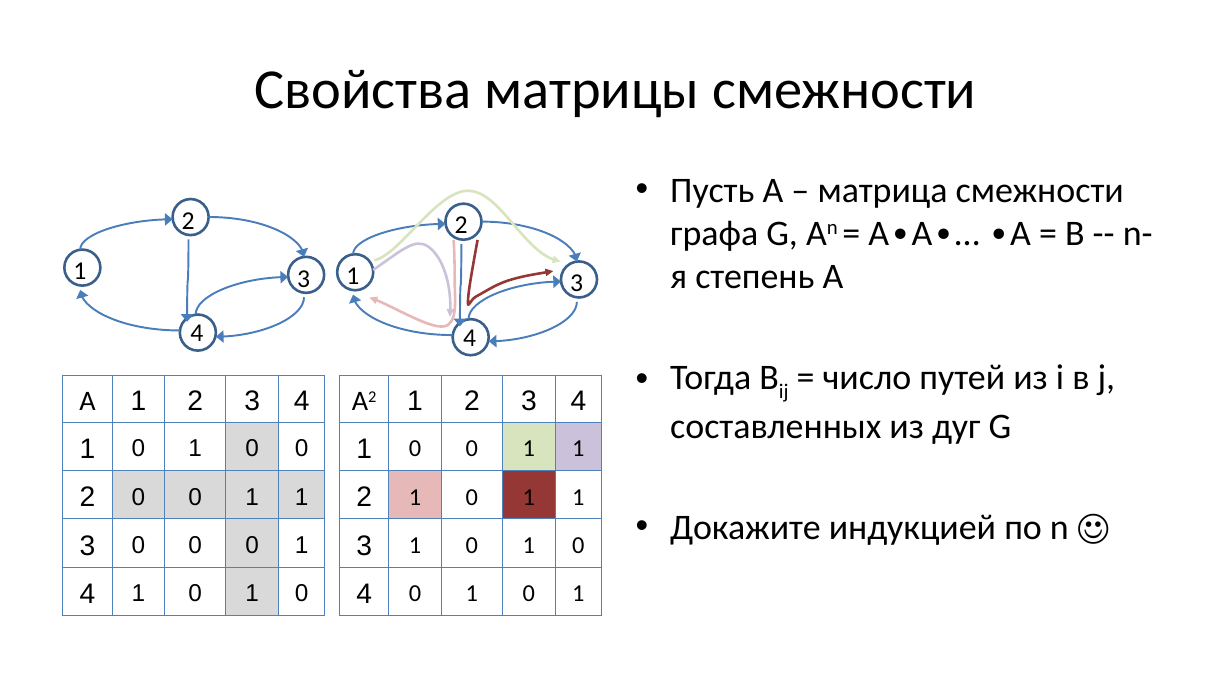
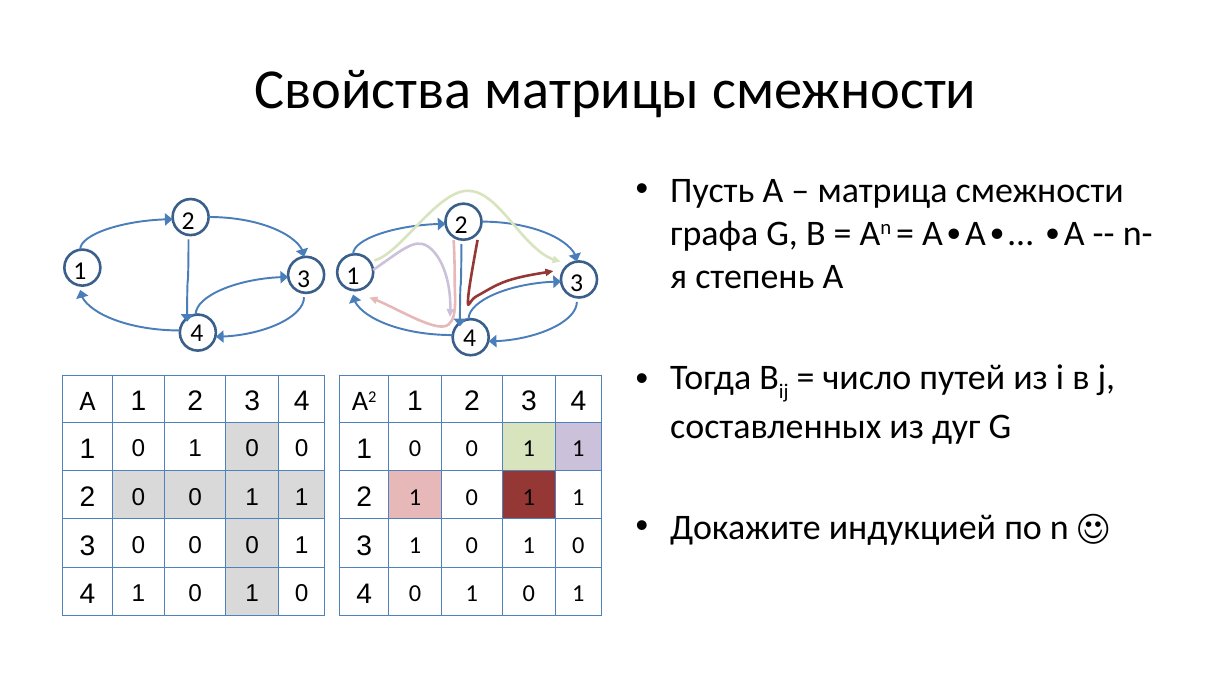
Before and after one commit to Evgueni-Petrov-aka-espetrov/Algorithms-and-Programming-in-C-pptx, a slide deck: slide 90 of 09 Списки (окончание) Графы.pptx. Drawn at 1232x693 pixels with LibreOffice and Linux fonts; fonts in the diff are those of the drawing. Boxes give left, top, right and bottom in pixels: in the first picture for what was removed or moved away, otherwise in the second. Text is boxed around its words. In the diff, an @@ line names an element or a change of style, - is before the commit and + after.

```diff
--- a/09 Списки (окончание) Графы.pptx
+++ b/09 Списки (окончание) Графы.pptx
@@ text at [670, 179, 1153, 289]: text changed @@
-• Пусть А – матрица смежности графа G, Аn = А∙А∙… ∙А = B -- n-я степень А
+• Пусть А – матрица смежности графа G, B = Аn = А∙А∙… ∙А -- n-я степень А
```
Also in this commit, not shown: 19 other slides changed.
